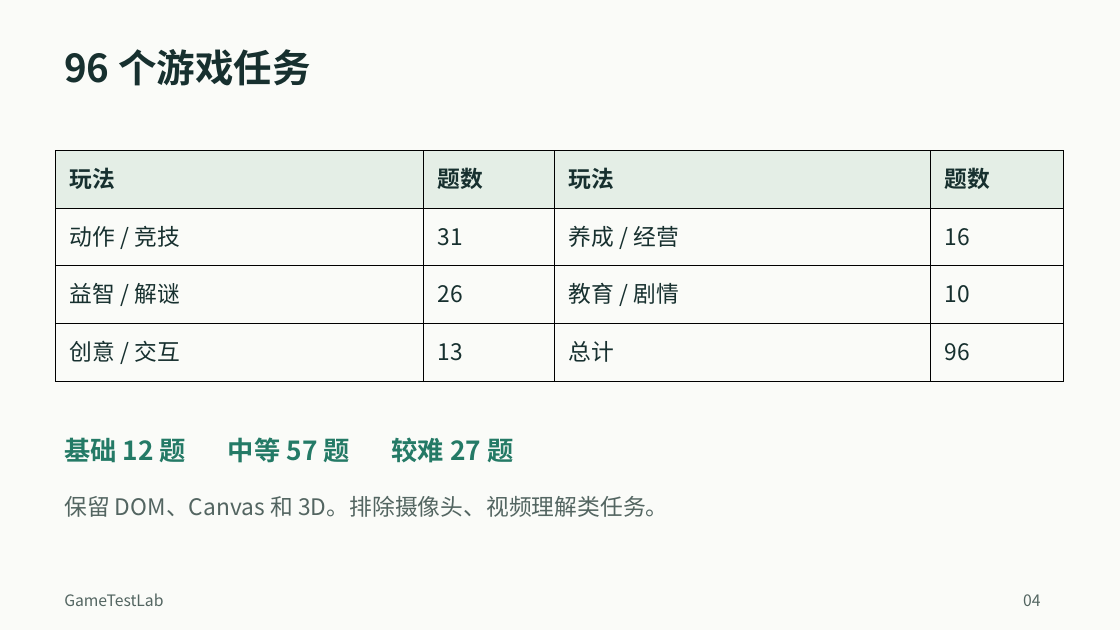
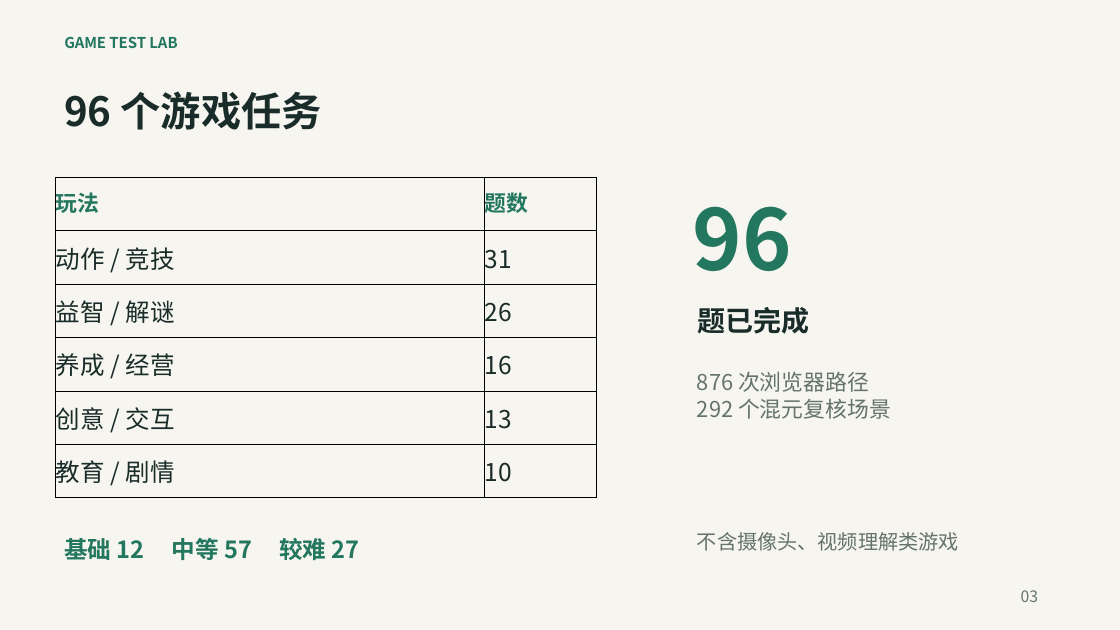
Before and after one commit to yu-xin-c/hy3-game-test-lab, a slide deck: slide 3 of docs/evaluation-slides.pptx (slide 4 before the commit). Drawn at 1120x630 pixels with LibreOffice and Linux fonts; fonts in the diff are those of the drawing. Boxes give left, top, right and bottom in pixels: in the first picture for what was removed or moved away, otherwise in the second. Text is boxed around its words. In the diff, an @@ line names an element or a change of style, - is before the commit and + after.

Commit message:
Complete 96-game Hy3 evaluation and publish consolidated results

```diff
--- a/docs/evaluation-slides.pptx
+++ b/docs/evaluation-slides.pptx
@@ background #FAFBF8 to #F6F5EF @@
@@ text added at [64, 36, 177, 48], 12.8 pt, text #23775F, bold @@
+GAME TEST LAB
@@ text "96 个游戏任务": place and size @@
-text "96 个游戏任务" at [64, 49, 310, 86]
+text "96 个游戏任务" at [64, 91, 322, 130]
@@ text "96 个游戏任务" at [64, 91, 322, 130]: size 33 to 34.5 pt, text colour #17302F to #192C29 @@
@@ table at [56, 177, 597, 497] @@
-玩法 | 题数 | 玩法 | 题数
-动作 / 竞技 | 31 | 养成 / 经营 | 16
-益智 / 解谜 | 26 | 教育 / 剧情 | 10
-创意 / 交互 | 13 | 总计 | 96
+玩法 | 题数
+动作 / 竞技 | 31
+益智 / 解谜 | 26
+养成 / 经营 | 16
+创意 / 交互 | 13
+教育 / 剧情 | 10
@@ table: place and size @@
-table at [56, 150, 1065, 381]
+table at [56, 177, 597, 497]
@@ text added at [692, 206, 791, 271], 72 pt, text #23775F, bold @@
+96
@@ text added at [698, 307, 810, 334], 24 pt, text #192C29, bold @@
+题已完成
@@ text added at [697, 371, 891, 419], 18.8 pt, text #64746C @@
+876 次浏览器路径
+292 个混元复核场景
@@ text removed at [64, 496, 668, 517] @@
-保留 DOM、Canvas 和 3D。排除摄像头、视频理解类任务。
@@ text at [64, 538, 360, 560]: text changed; size 22.5 to 20.2 pt; text colour #247A66 to #23775F @@
-基础 12 题 中等 57 题 较难 27 题
+基础 12 中等 57 较难 27
@@ text added at [697, 532, 959, 551], 17.2 pt, text #64746C @@
+不含摄像头、视频理解类游戏
@@ text removed at [64, 593, 163, 606] @@
-GameTestLab
@@ text added at [1021, 590, 1038, 602], 13.5 pt, text #64746C @@
+03
@@ text removed at [1023, 594, 1040, 606] @@
-04
```
Also in this commit, not shown: 1 other slide changed, 4 slides added, 9 slides removed, 8 other files.
